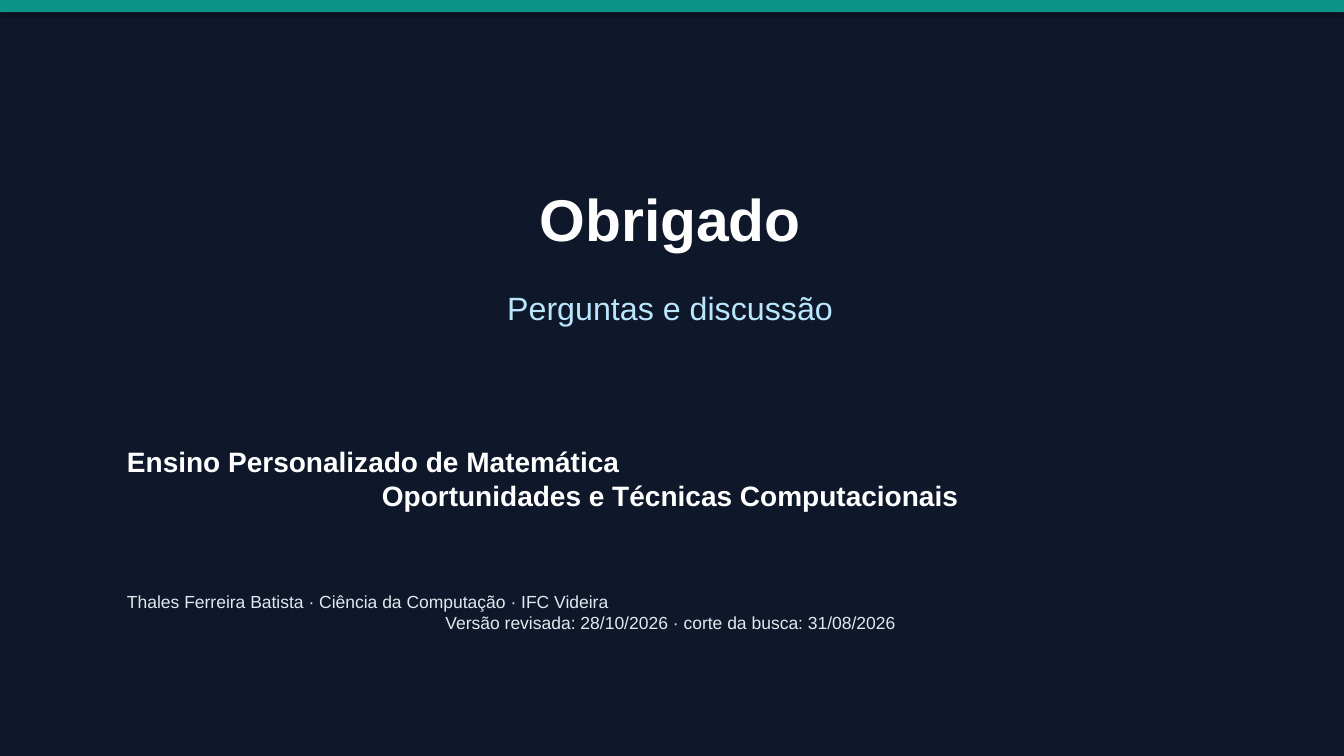
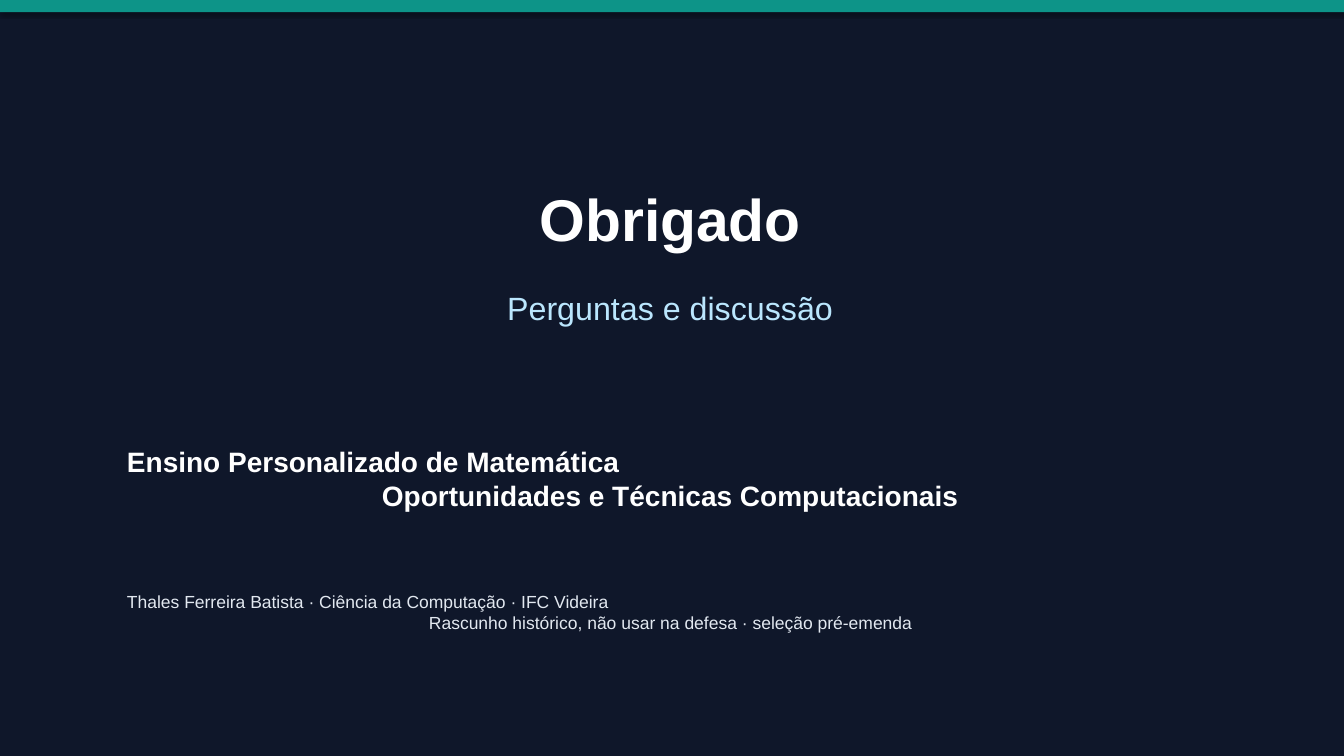
Before and after one commit to thalesfb/ccw, a slide deck: slide 19 of results/tcc/presentation/ensino_personalizado_de_matematica_tcc.pptx. Drawn at 1344x756 pixels with LibreOffice and Linux fonts; fonts in the diff are those of the drawing. Boxes give left, top, right and bottom in pixels: in the first picture for what was removed or moved away, otherwise in the second. Text is boxed around its words. In the diff, an @@ line names an element or a change of style, - is before the commit and + after.

```diff
--- a/results/tcc/presentation/ensino_personalizado_de_matematica_tcc.pptx
+++ b/results/tcc/presentation/ensino_personalizado_de_matematica_tcc.pptx
@@ text at [127,595,912,633]: text changed @@
-Thales Ferreira Batista · Ciência da Computação · IFC Videira
-Versão revisada: 28/10/2026 · corte da busca: 31/08/2026
+Thales Ferreira Batista · Ciência da Computação · IFC Videira
+Rascunho histórico, não usar na defesa · seleção pré-emenda
```
Also in this commit, not shown: 8 other slides changed, 4 other files.
